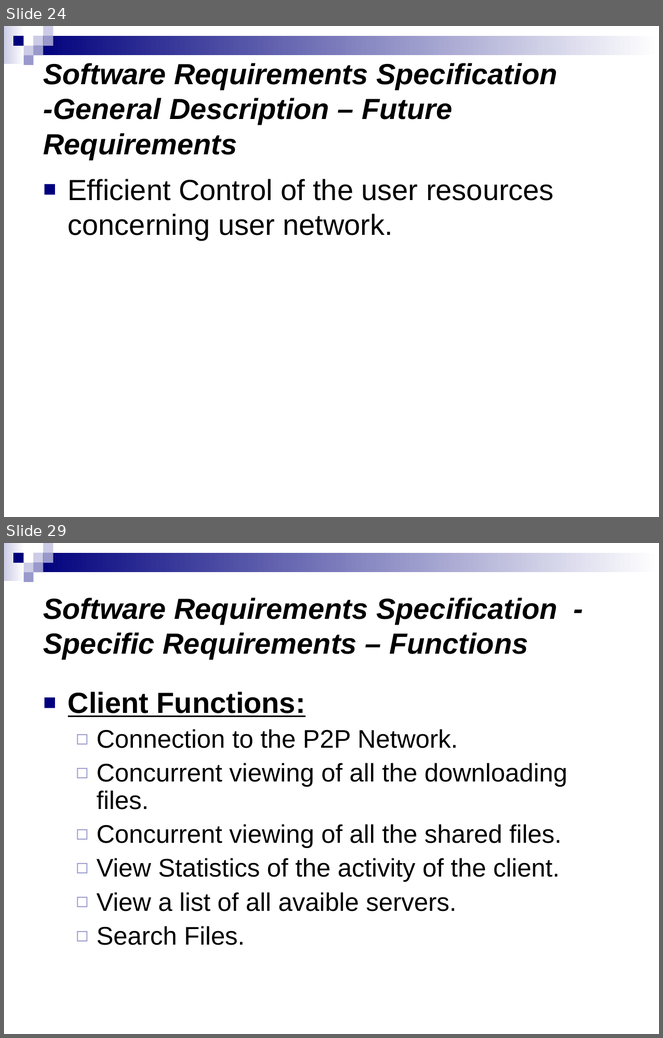
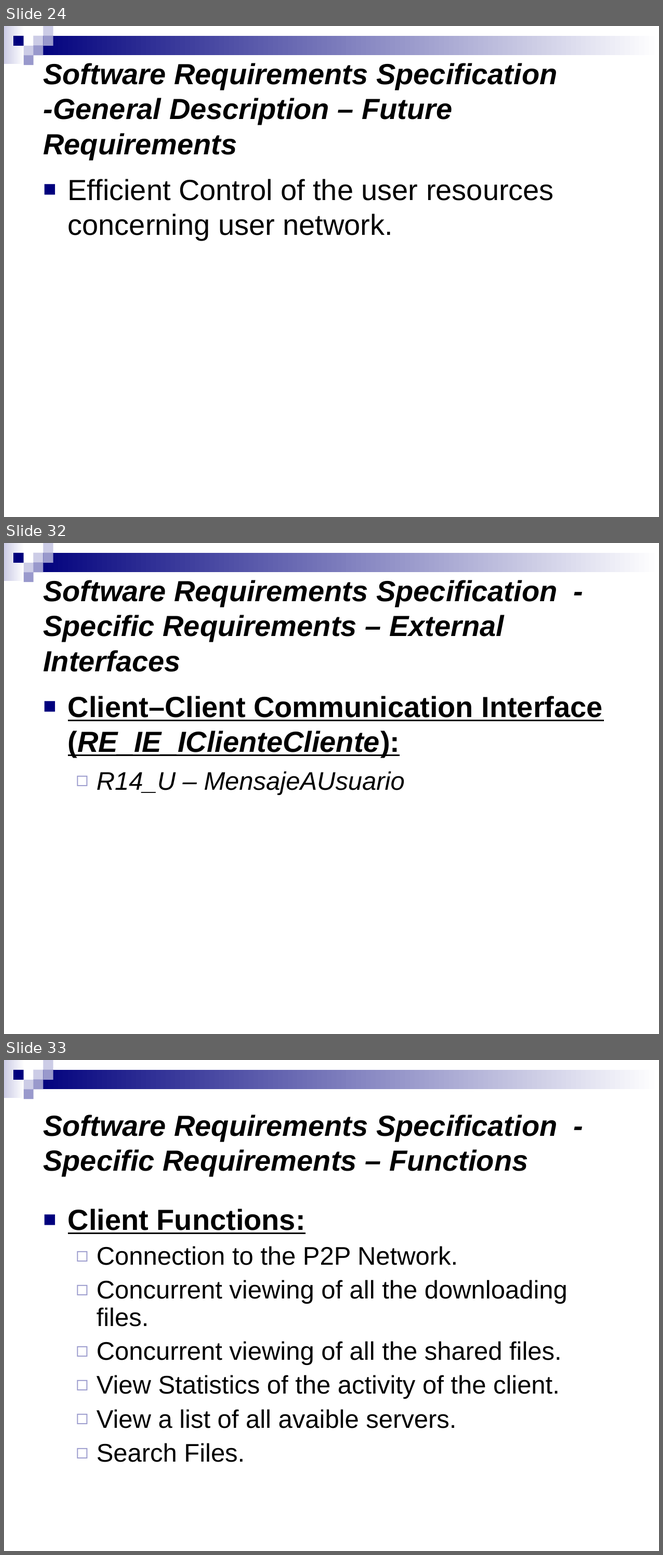
Before and after one commit to munsuri/egorilla, a slide deck: doc/PresentacionIS.ppt. Shown one above the other, each under a label of ours: slides 24 and 29 before the commit, slides 24, 32 and 33 after it; the slides between them are not shown. The pictures are 663x1038 and 663x1555 pixels, drawn with LibreOffice and Linux fonts; fonts in the diff are those of the drawing. Boxes give left, top, right and bottom in pixels: in the first picture for what was removed or moved away, otherwise in the second. Text is boxed around its words. In the diff, an @@ line names an element or a change of style, - is before the commit and + after.

```diff
--- a/doc/PresentacionIS.ppt
+++ b/doc/PresentacionIS.ppt
@@ slide 32 added at (x1=4, y1=543, x2=659, y2=1034), background #FFFFFF; not listed: 9 template elements that a slide beside it also shows @@
@@ title added at (x1=43, y1=580, x2=557, y2=672), 32 pt, text #000000, bold, italic @@
+Software Requirements Specification - Specific Requirements – External Interfaces
@@ text added at (x1=68, y1=696, x2=603, y2=795), 32 pt, text #000000, bold, italic, underline @@
+■ Client–Client Communication Interface (RE_IE_IClienteCliente):
+  ◻ R14_U – MensajeAUsuario
@@ what was slide 29 is now slide 33 @@
```
Also in this commit, not shown: 6 slides changed, 3 other slides added.
